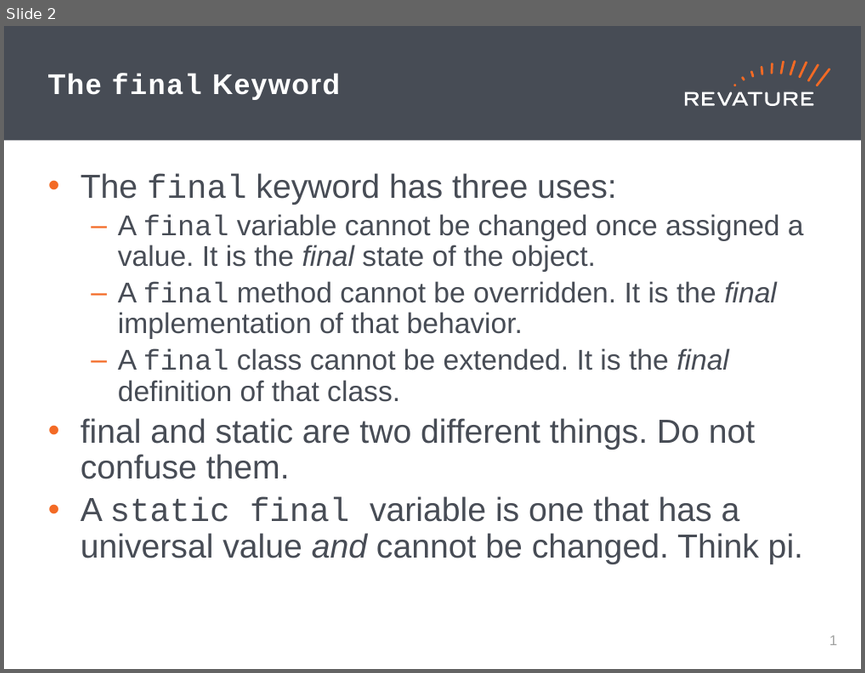
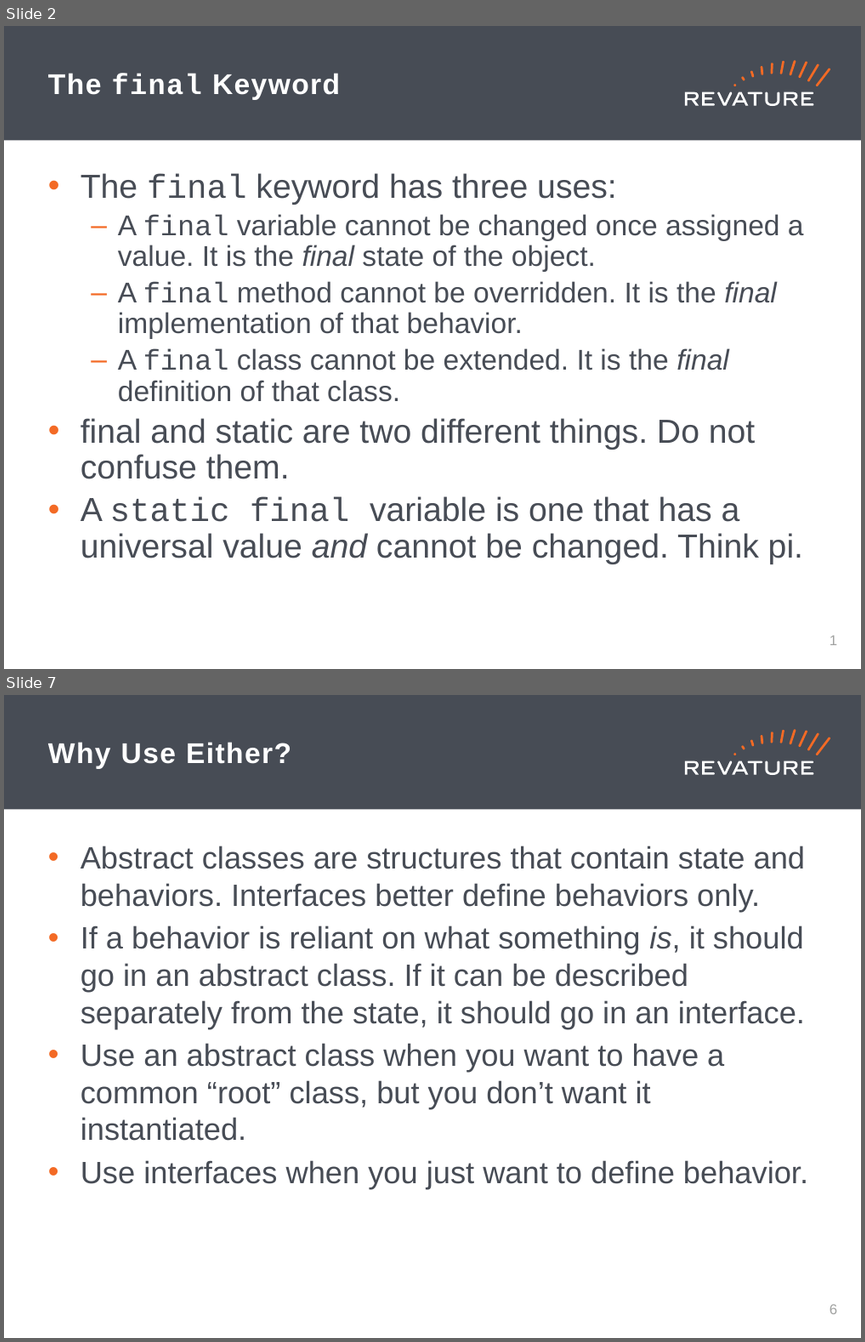
Before and after one commit to brynportella/RAP-210308, a slide deck: PPT/Day_14.pptx. Shown one above the other, each under a label of ours: slide 2 before the commit, slides 2 and 7 after it; the slides between them are not shown. The pictures are 865x673 and 865x1342 pixels, drawn with LibreOffice and Linux fonts; fonts in the diff are those of the drawing. Boxes give left, top, right and bottom in pixels: in the first picture for what was removed or moved away, otherwise in the second. Text is boxed around its words. In the diff, an @@ line names an element or a change of style, - is before the commit and + after.

```diff
--- a/PPT/Day_14.pptx
+++ b/PPT/Day_14.pptx
@@ slide 7 added at (x1=4, y1=695, x2=861, y2=1338), background #FFFFFF; not listed: 19 template elements that a slide beside it also shows @@
@@ title added at (x1=48, y1=742, x2=291, y2=769), 24 pt, text #FFFFFF, bold @@
+Why Use Either?
@@ text added at (x1=80, y1=845, x2=808, y2=1189), 25.9 pt, text #474C55 @@
+• Abstract classes are structures that contain state and behaviors. Interfaces better define behaviors only.
+• If a behavior is reliant on what something is, it should go in an abstract class. If it can be described separately from the state, it should go in an interface.
+• Use an abstract class when you want to have a common “root” class, but you don’t want it instantiated.
+• Use interfaces when you just want to define behavior.
@@ page number added at (x1=829, y1=1304, x2=837, y2=1314), 12 pt, text #A0A1A0 @@
+6
```
Also in this commit, not shown: 10 other slides added, 13 other files.
